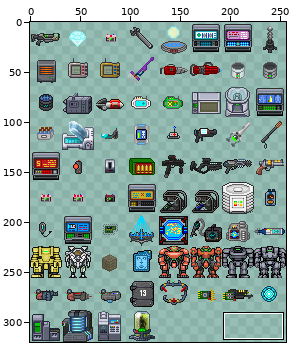
Edited in one commit: sprite sheet (nano/images/science.png). The picture above shows the old version from afar; the outline marks the close-up.
Close-up. The starting point:
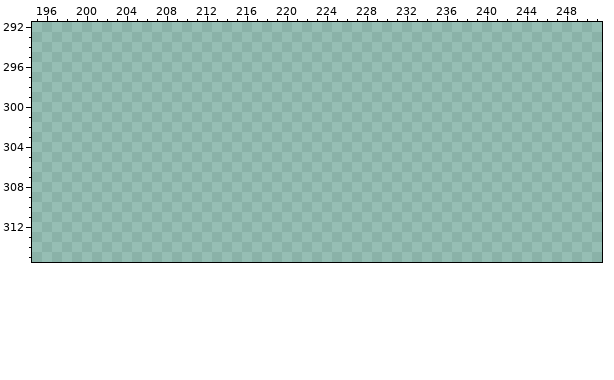
The file is 256x320 pixels. Colours within 5 levels of each other are drawn and written as one. Shown: x 195..251, y 292..315. The commit also changed other parts of the picture, which this record leaves out.
After the commit:
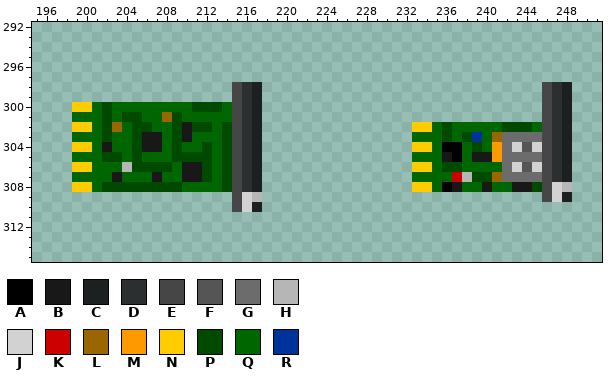
Palette (. is transparent): A #000000  B #181818  C #1d2020  D #2c2f2f  E #464646  F #555555  G #6c6c6c  H #b6b6b6  J #d2d2d2  K #cc0000  L #996600  M #ff9900  N #ffcc00  P #004a00  Q #006600  R #003399
Change:
Colour A now appears in row 304 at x 236 to 237; in row 305 at x 237; in row 308 at x 236.
Colour B now appears in row 302 at x 210; in row 303 at x 206 to 207 and 210; in row 304 at x 202 and 206 to 207; in row 305 at x 236 and 239 to 240; in row 306 at x 210 to 211; in row 307 at x 203, 207 and 210 to 211.
Colour B now appears in row 308 at x 237, 240 and 243 to 244.
Colour C now appears in rows 298 to 307 at x 217 and 248; in row 308 at x 217; in row 309 at x 248; in row 310 at x 217.
Colour D now appears in rows 298 to 307 at x 216 and 247; in row 308 at x 216.
Colour E now appears in rows 298 to 309 at x 215 and 246; in row 310 at x 215.
Colour F now appears in row 304 at x 244; in row 306 at x 244.
Colour G now appears in row 303 at x 242 to 245; in row 304 at x 242; in row 305 at x 242 to 245; in row 306 at x 242; in row 307 at x 242 to 245.
Colour H now appears in row 306 at x 204; in row 307 at x 238; in row 308 at x 248; in row 309 at x 217.
Colour J now appears in row 304 at x 243 and 245; in row 306 at x 243 and 245; in row 308 at x 247; in row 309 at x 216 and 247; in row 310 at x 216.
Colour K now appears in row 307 at x 237.
Colour L now appears in row 301 at x 208; in row 302 at x 203; in row 303 at x 241; in row 307 at x 241.
Colour M now appears in rows 304 to 305 at x 241.
Colour N now appears in row 300 at x 199 to 200; in row 302 at x 199 to 200 and 233 to 234; in row 304 at x 199 to 200 and 233 to 234; in row 306 at x 199 to 200 and 233 to 234; in row 308 at x 199 to 200 and 233 to 234.
Colour P now appears in row 300 at x 202 and 211 to 213; in row 301 at x 202, 204 to 205 and 209; in row 302 at x 202, 205 to 206, 209, 211 to 212, 214, 236 and 242 to 244; in row 303 at x 202, 205, 209, 214, 236 and 238; in row 304 at x 205, 209, 212, 214 and 239; in row 305 at x 202 to 203, 205, 209 to 212 and 214.
Colour P now appears in row 306 at x 205 to 208, 212, 214 and 236 to 237; in row 307 at x 212, 214 and 239 to 240; in row 308 at x 202 to 209, 214 and 245.
Colour Q now appears in row 300 at x 201, 203 to 210 and 214; in row 301 at x 199 to 201, 203, 206 to 207 and 210 to 214; in row 302 at x 201, 204, 207 to 208, 213, 235, 237 to 241 and 245; in row 303 at x 199 to 201, 203 to 204, 208, 211 to 213, 233 to 235, 237 and 240; in row 304 at x 201, 203 to 204, 208, 210 to 211, 213, 235, 238 and 240; in row 305 at x 199 to 201, 204, 206 to 208, 213, 233 to 235 and 238.
Colour Q now appears in row 306 at x 201 to 203, 209, 213, 235 and 238 to 241; in row 307 at x 199 to 202, 204 to 206, 208 to 209, 213 and 233 to 236; in row 308 at x 201, 210 to 213, 235, 238 to 239 and 241 to 242.
Colour R now appears in row 303 at x 239.
Where, in picture pixels (left, top, right, bottom), the same in both close-ups:
added: (72, 82, 262, 212)
added: (412, 82, 572, 202)
